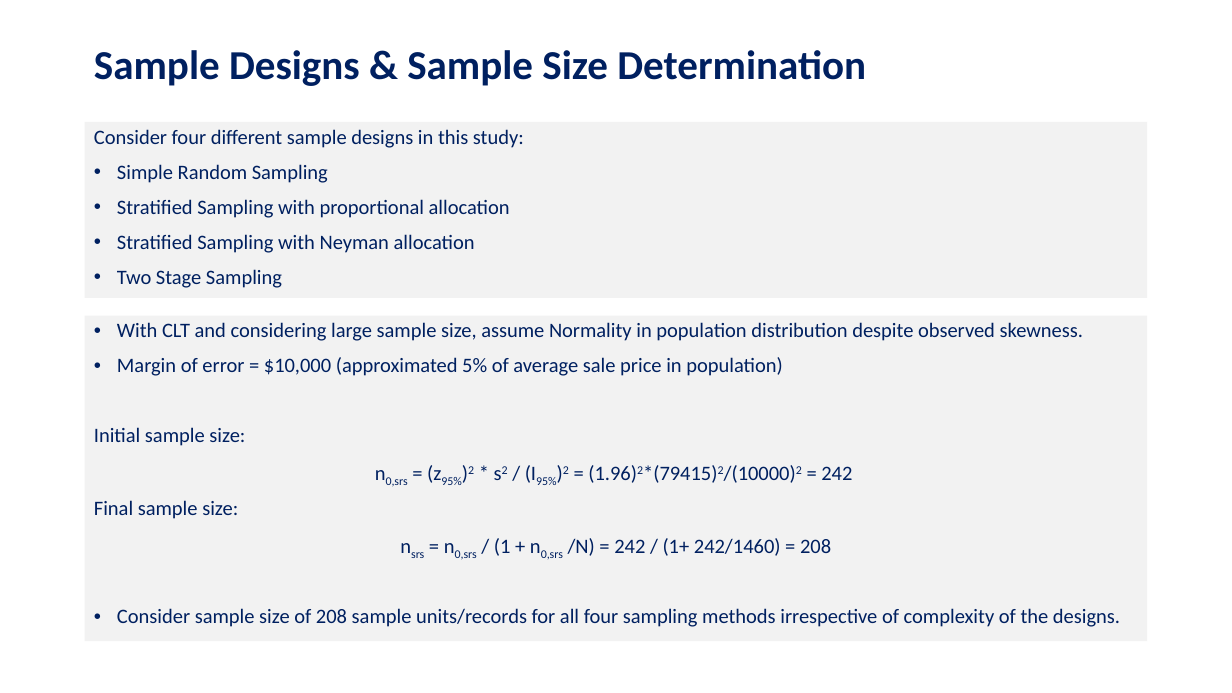
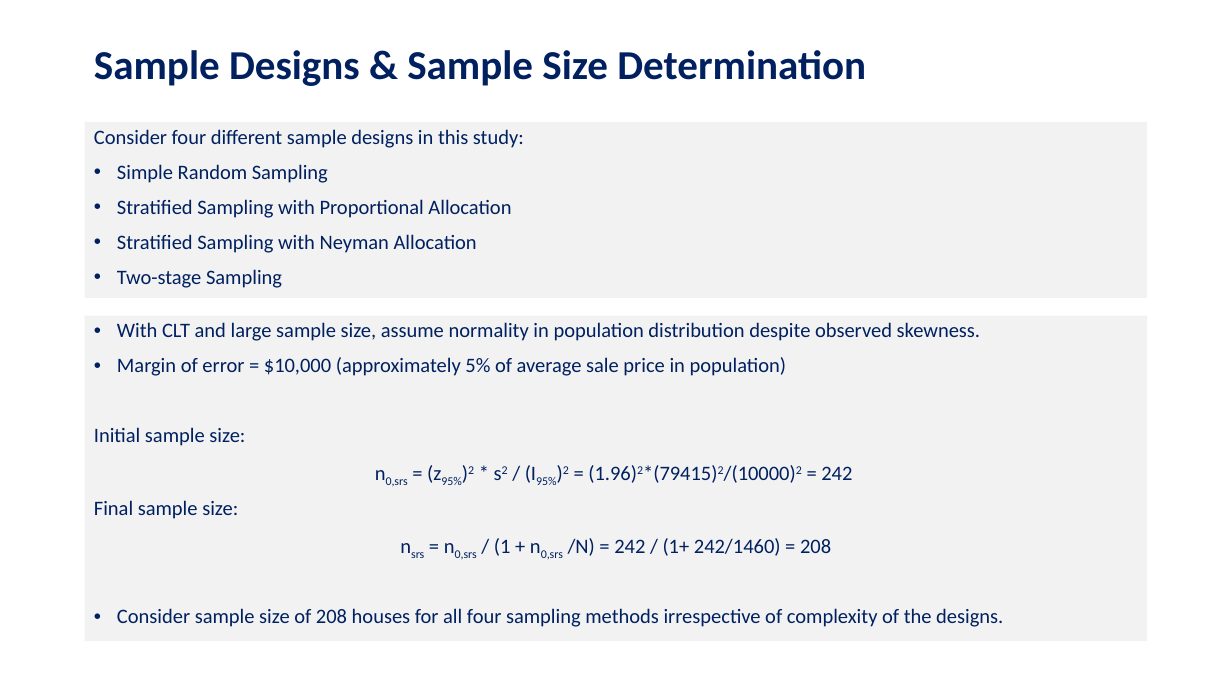
Before and after one commit to dmf42186/MSDS-6370-Statistical-Sampling-Class-Project, a slide deck: slide 4 of Reports/MSDS 6370 Statistical Sampling Project - Sudip Bhattacharyya Dan Freeman.pptx. Drawn at 1232x693 pixels with LibreOffice and Linux fonts; fonts in the diff are those of the drawing. Boxes give left, top, right and bottom in pixels: in the first picture for what was removed or moved away, otherwise in the second. Text is boxed around its words. In the diff, an @@ line names an element or a change of style, - is before the commit and + after.

```diff
--- a/Reports/MSDS 6370 Statistical Sampling Project - Sudip Bhattacharyya Dan Freeman.pptx
+++ b/Reports/MSDS 6370 Statistical Sampling Project - Sudip Bhattacharyya Dan Freeman.pptx
@@ text in rectangle at box(117, 199, 511, 288): text changed @@
-• Stratified Sampling with proportional allocation
-• Stratified Sampling with Neyman allocation
-• Two Stage Sampling
+• Stratified Sampling with Proportional Allocation
+• Stratified Sampling with Neyman Allocation
+• Two-stage Sampling
@@ text in rectangle at box(117, 322, 980, 376): text changed @@
-• With CLT and considering large sample size, assume Normality in population distribution despite observed skewness.
-• Margin of error = $10,000 (approximated 5% of average sale price in population)
+• With CLT and large sample size, assume normality in population distribution despite observed skewness.
+• Margin of error = $10,000 (approximately 5% of average sale price in population)
@@ text in rectangle at box(117, 608, 1003, 627): text changed @@
-• Consider sample size of 208 sample units/records for all four sampling methods irrespective of complexity of the designs.
+• Consider sample size of 208 houses for all four sampling methods irrespective of complexity of the designs.
```
Also in this commit, not shown: 10 other slides changed.
